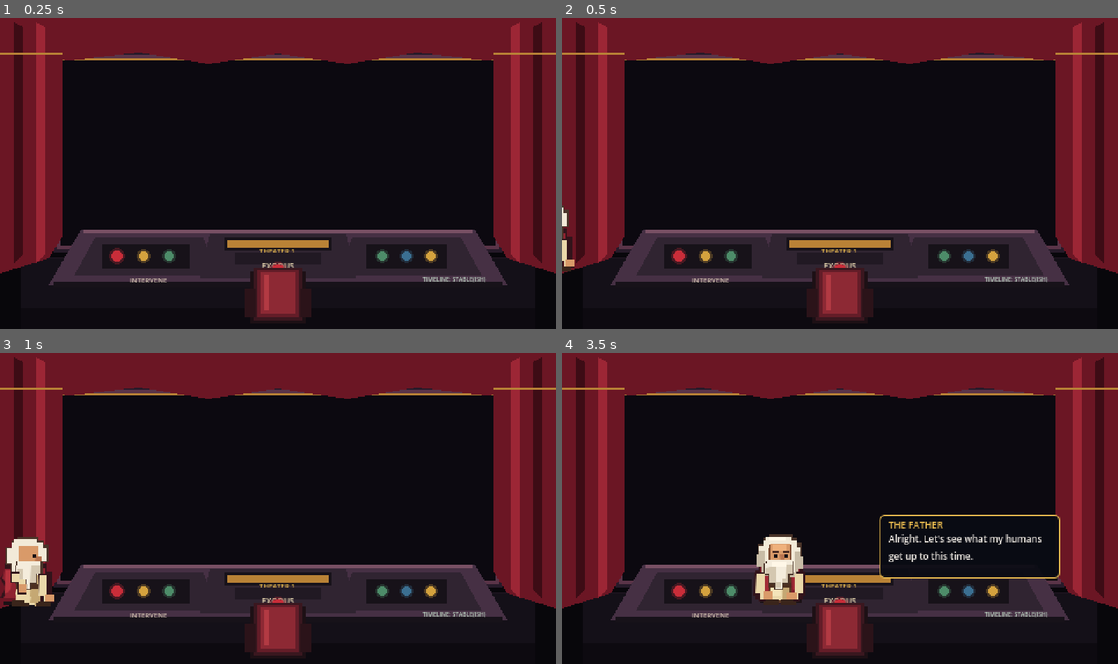
Above: before the commit, frames 1-4 (two rows, left to right).
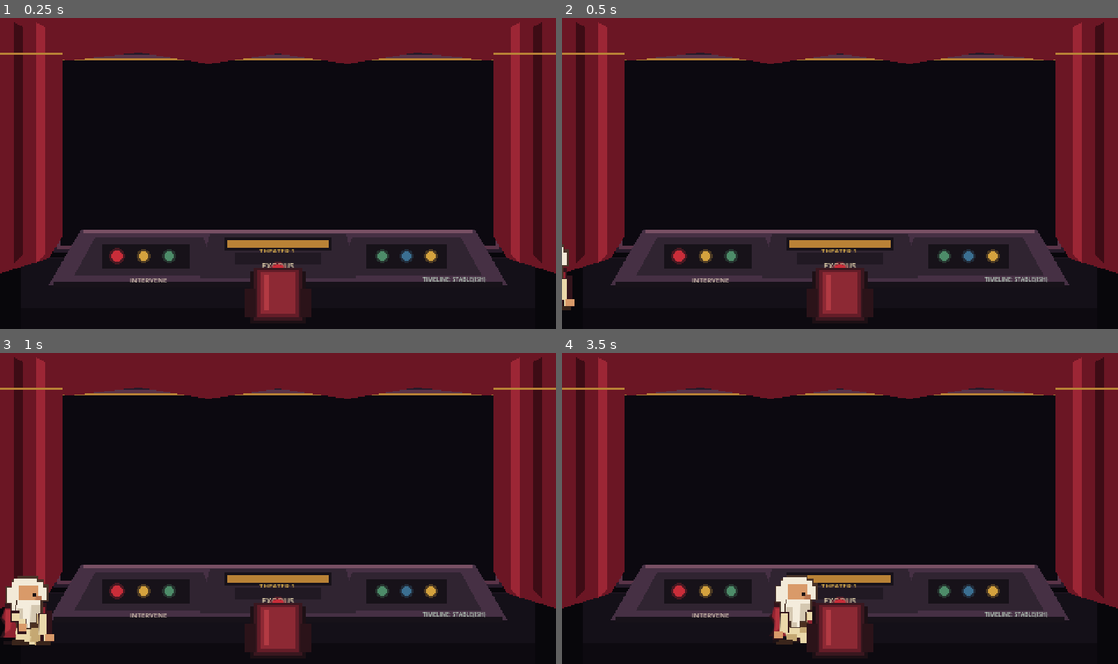
Above: after the commit, the same moments.

Repository: badmrfrosty313/the-bible-sort-of
Game: Godot game, scene res://scenes/theater/theater.tscn
Same seed, same stepped clock (60 frames per second), same inputs: the game is played once before the commit and once after it.
Inputs:
- Up to frame 1 (0.25 s): no input
- Up to frame 2 (0.5 s): no input
- Up to frame 3 (1 s): no input
- Up to frame 4 (3.5 s): no input

Frame 1 is identical in both runs. In frame 2, 0.5% of the frame differs, in the area x 0-3%, y 60-94%; in frame 3, 2.7%; in frame 4, 4.9%, in the area x 34-90%, y 52-94%.

Commit message:
Route Father around console instead of through it

Diff:
--- a/scenes/theater/theater.gd
+++ b/scenes/theater/theater.gd
@@ -31,6 +31,9 @@
 var left_entrance: Marker2D
 var right_entrance: Marker2D
 var seat_anchor: Marker2D
+var left_aisle_anchor: Marker2D
+var center_aisle_anchor: Marker2D
+var right_aisle_anchor: Marker2D
 var episode_portal: Marker2D
 var father: Father
 var father_location := FatherLocation.THEATER
@@ -83,8 +86,6 @@
 	_build_curtains(curtains)
 
 	# Physical room order, back to front: SCREEN -> CONSOLE -> FATHER -> CHAIR -> CAMERA.
-	# This is intentional. Father must overlap the near edge of the console,
-	# while the plain chair overlaps only his lower body. No controls live on the chair.
 	theater_foreground_layer = Node2D.new()
 	theater_foreground_layer.name = "ConsoleLayer"
 	theater_foreground_layer.z_index = 7
@@ -132,7 +133,6 @@
 	_rect_poly(parent,COLOR_STAGE_GOLD,Rect2(426,31,54,2))
 
 func _build_father_chair(parent: Node2D) -> void:
-	# Plain chair, camera-side of Father. Absolutely no labels or controls here.
 	var chair := Node2D.new()
 	chair.name = "FatherChair"
 	parent.add_child(chair)
@@ -148,16 +148,12 @@
 	var desk := Node2D.new()
 	desk.name = "ControlDesk"
 	parent.add_child(desk)
-
-	# Console is physically BETWEEN Father and the stage. Its surface recedes
-	# toward the screen. Father will overlap its near edge when seated.
 	var surface := Polygon2D.new()
 	surface.color = COLOR_CONSOLE_TOP
 	surface.polygon = PackedVector2Array([Vector2(70,184),Vector2(410,184),Vector2(438,232),Vector2(42,232)])
 	desk.add_child(surface)
 	_rect_poly(desk,COLOR_CONSOLE_EDGE,Rect2(72,184,336,3))
 	_rect_poly(desk,COLOR_CONSOLE_DARK,Rect2(46,229,388,5))
-
 	var left_bank := Polygon2D.new()
 	left_bank.color = COLOR_CONSOLE
 	left_bank.polygon = PackedVector2Array([Vector2(82,191),Vector2(176,191),Vector2(187,224),Vector2(64,224)])
@@ -167,7 +163,6 @@
 	_create_light(desk,Vector2(124,207),4,COLOR_BUTTON_GOLD)
 	_create_light(desk,Vector2(146,207),4,COLOR_BUTTON_GREEN)
 	_add_console_label(desk,"INTERVENE",Vector2(86,216),Vector2(80,7),6,Color("#D9C8B5"))
-
 	var right_bank := Polygon2D.new()
 	right_bank.color = COLOR_CONSOLE
 	right_bank.polygon = PackedVector2Array([Vector2(304,191),Vector2(398,191),Vector2(416,224),Vector2(293,224)])
@@ -177,10 +172,6 @@
 	_create_light(desk,Vector2(351,207),4,COLOR_BUTTON_BLUE)
 	_create_light(desk,Vector2(372,207),4,COLOR_BUTTON_GOLD)
 	_add_console_label(desk,"TIMELINE: STABLE(ISH)",Vector2(306,216),Vector2(92,7),5,Color("#BFD6C4"))
-
-	# Center controls are on the SAME physical surface as the side banks,
-	# farther from the camera than Father. When Father sits at x=240 his body
-	# intentionally hides most of these controls. When he stands, they are revealed.
 	var center_bank := Polygon2D.new()
 	center_bank.color = COLOR_CONSOLE
 	center_bank.polygon = PackedVector2Array([Vector2(181,188),Vector2(299,188),Vector2(307,226),Vector2(173,226)])
@@ -237,11 +228,14 @@
 	return poly
 
 func _build_runtime_anchors() -> void:
-	left_entrance = _marker("LeftEntrance",Vector2(-24,218))
-	right_entrance = _marker("RightEntrance",Vector2(504,218))
-	father_anchor = _marker("FatherStanding",Vector2(188,218))
-	# Seated Father is camera-side of the console. His sprite overlaps the near
-	# console edge and hides the center controls, proving the room geometry.
+	# The aisle is camera-side of the console. Father always travels here first,
+	# then approaches or leaves the chair. He never takes a straight line through the desk.
+	left_entrance = _marker("LeftEntrance",Vector2(-24,252))
+	right_entrance = _marker("RightEntrance",Vector2(504,252))
+	left_aisle_anchor = _marker("LeftAisle",Vector2(176,252))
+	center_aisle_anchor = _marker("CenterAisle",Vector2(240,252))
+	right_aisle_anchor = _marker("RightAisle",Vector2(414,252))
+	father_anchor = _marker("FatherStanding",Vector2(188,238))
 	seat_anchor = _marker("FatherSeat",Vector2(240,238))
 	episode_portal = _marker("EpisodePortal",Vector2(420,218))
 
@@ -298,7 +292,12 @@
 
 func _run_intro() -> void:
 	father_location = FatherLocation.TRANSITION
-	await father.enter_from_left(left_entrance.global_position,father_anchor.global_position)
+	# Enter along the open aisle in front of the console, not through the console.
+	father.global_position = left_entrance.global_position
+	father.visible = true
+	await father.move_to(left_aisle_anchor.global_position)
+	await father.move_to(center_aisle_anchor.global_position)
+	await father.move_to(father_anchor.global_position)
 	father.stand()
 	await father_speak("Alright. Let's see what my humans get up to this time.",1.55)
 	await father.move_to(seat_anchor.global_position)
@@ -342,6 +341,10 @@
 		return
 	father_location = FatherLocation.TRANSITION
 	father.stand()
+	# Back away from the chair, cross the open aisle, then approach the portal
+	# from the console's right side. No diagonal path through the workstation.
+	await father.move_to(center_aisle_anchor.global_position)
+	await father.move_to(right_aisle_anchor.global_position)
 	await father.move_to(episode_portal.global_position)
 	var portal := await _open_portal(stage_content,Vector2(412,167))
 	father.visible = false
@@ -369,6 +372,9 @@
 	father.z_index = 0
 	father.visible = true
 	father.stand()
+	# Reverse the same physical route: portal -> right aisle -> center aisle -> chair.
+	await father.move_to(right_aisle_anchor.global_position)
+	await father.move_to(center_aisle_anchor.global_position)
 	await father.move_to(seat_anchor.global_position)
 	father.sit()
 	father_location = FatherLocation.THEATER
